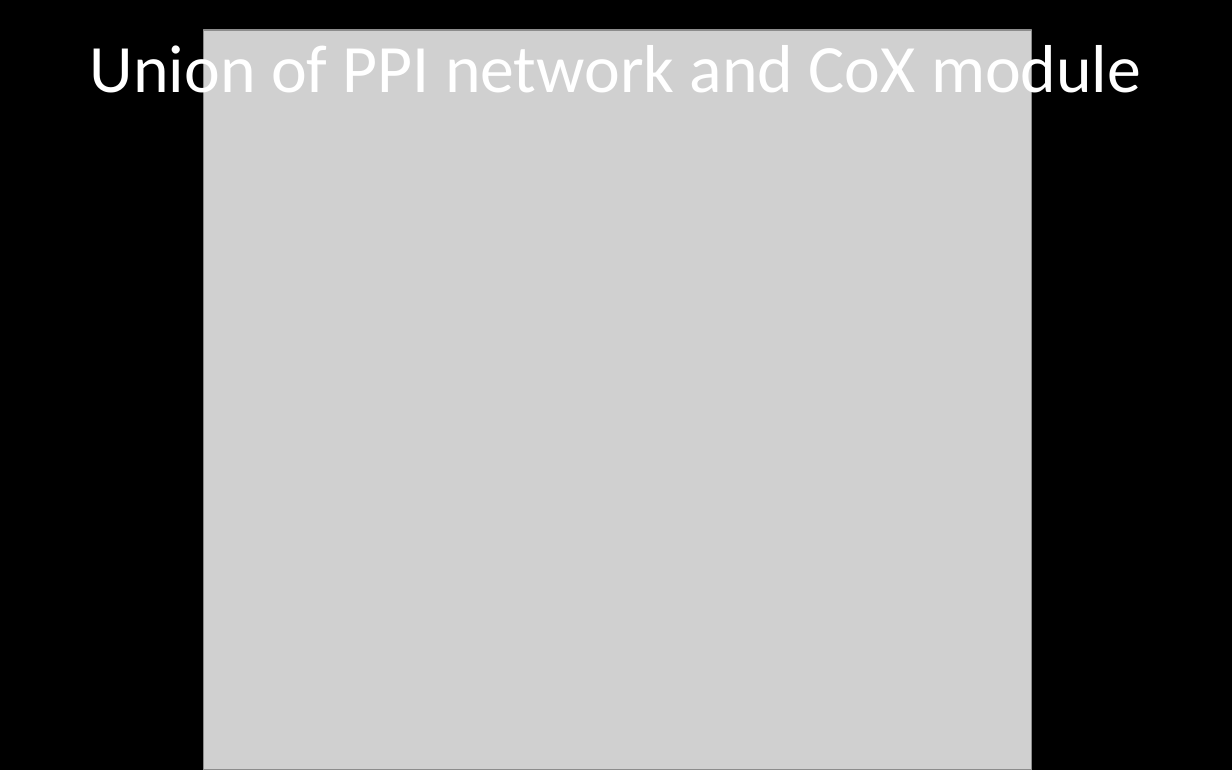
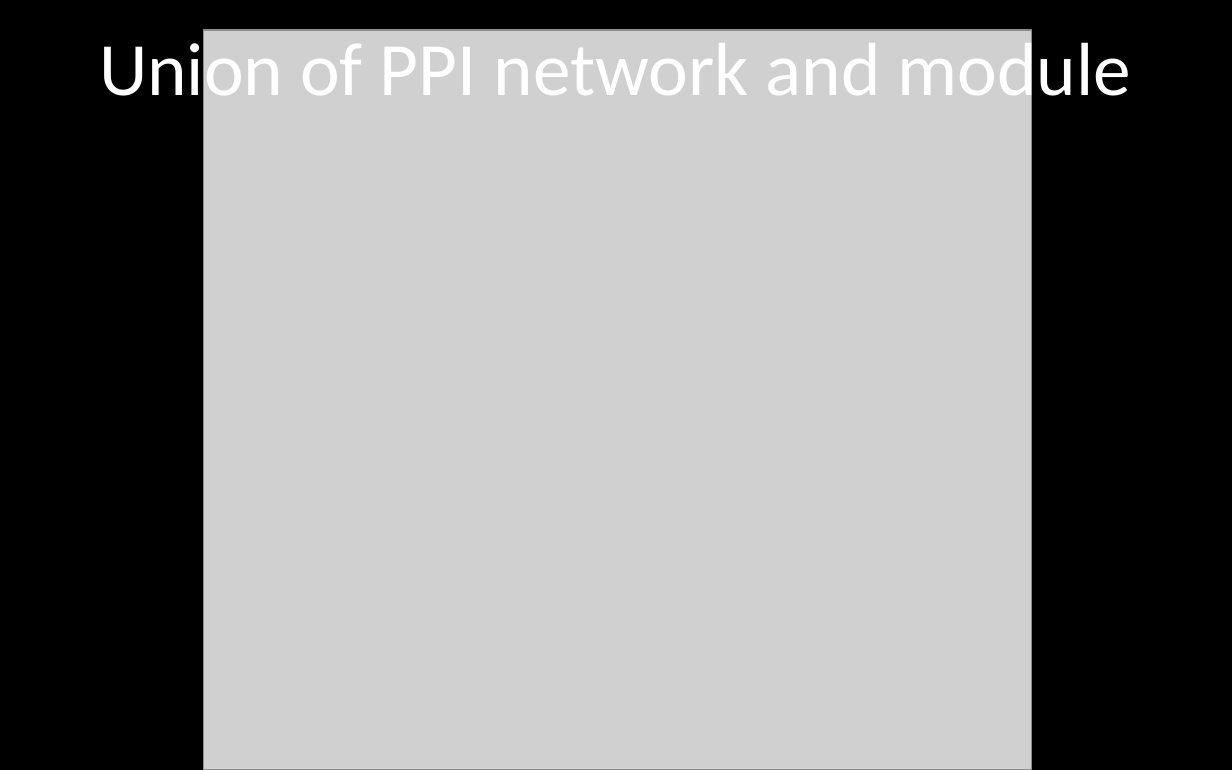
Before and after one commit to AnalytiClaire/TDP-43_Code, a slide deck: slide 15 of Results/PPI_Network/Coexpression/PPICoexpressionResults.pptx (slide 12 before the commit). Drawn at 1232x770 pixels with LibreOffice and Linux fonts; fonts in the diff are those of the drawing; grey boxes stand for pictures. Boxes give left, top, right and bottom in pixels: in the first picture for what was removed or moved away, otherwise in the second. Text is boxed around its words. In the diff, an @@ line names an element or a change of style, - is before the commit and + after.

```diff
--- a/Results/PPI_Network/Coexpression/PPICoexpressionResults.pptx
+++ b/Results/PPI_Network/Coexpression/PPICoexpressionResults.pptx
@@ title at box(99, 33, 1132, 113): text changed; size 39.6 to 44 pt @@
-Union of PPI network and CoX module
+Union of PPI network and module
```
Also in this commit, not shown: 1 other slide changed, 3 slides added, 9 other files.
